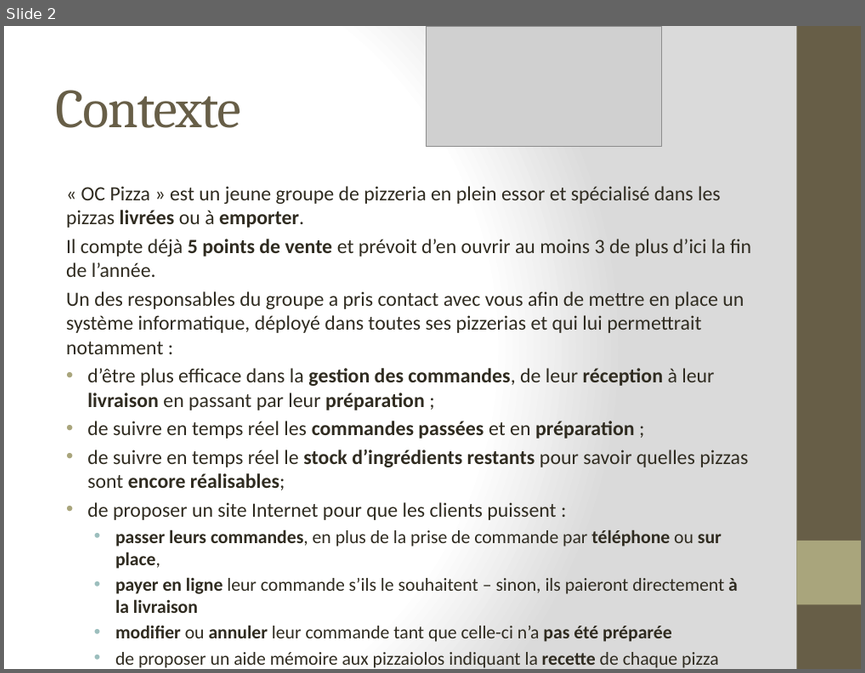
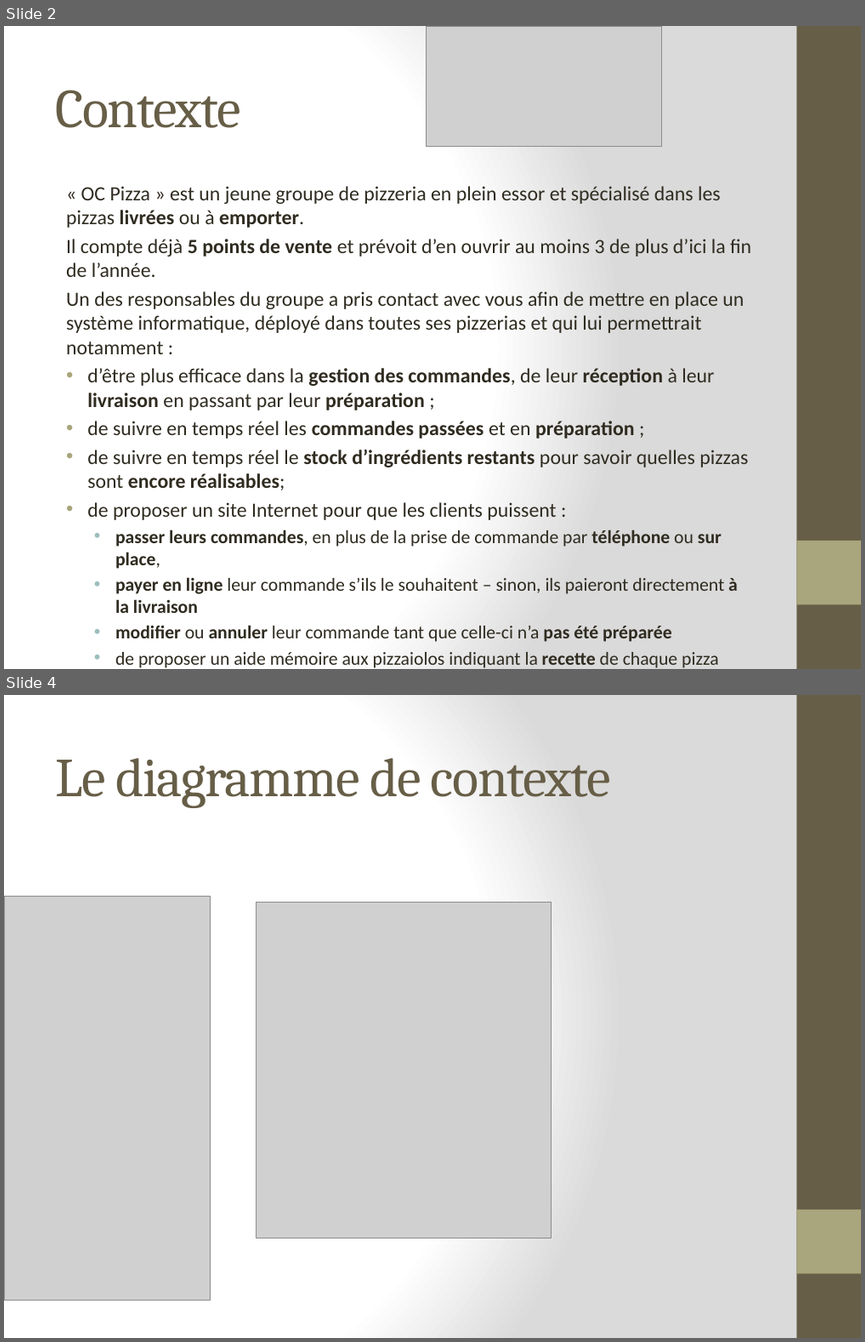
Before and after one commit to Zepmanbc/oc_dapython_pr4, a slide deck: doc/Soutenance Projet 4.pptx. Shown one above the other, each under a label of ours: slide 2 before the commit, slides 2 and 4 after it; the slides between them are not shown. The pictures are 865x673 and 865x1342 pixels, drawn with LibreOffice and Linux fonts; fonts in the diff are those of the drawing; grey boxes stand for pictures. Boxes give left, top, right and bottom in pixels: in the first picture for what was removed or moved away, otherwise in the second. Text is boxed around its words. In the diff, an @@ line names an element or a change of style, - is before the commit and + after.

```diff
--- a/doc/Soutenance Projet 4.pptx
+++ b/doc/Soutenance Projet 4.pptx
@@ slide 4 added at (4, 695, 861, 1338), background gradient #FFFFFF to #DADADA; not listed: 2 template elements that a slide beside it also shows @@
@@ title added at (55, 758, 611, 808), 46 pt, text #675E47 @@
+Le diagramme de contexte
@@ picture added at (4, 896, 210, 1300) @@
@@ picture added at (256, 902, 551, 1238) @@
```
Also in this commit, not shown: 6 other slides added, 1 slide removed, 21 other files.
